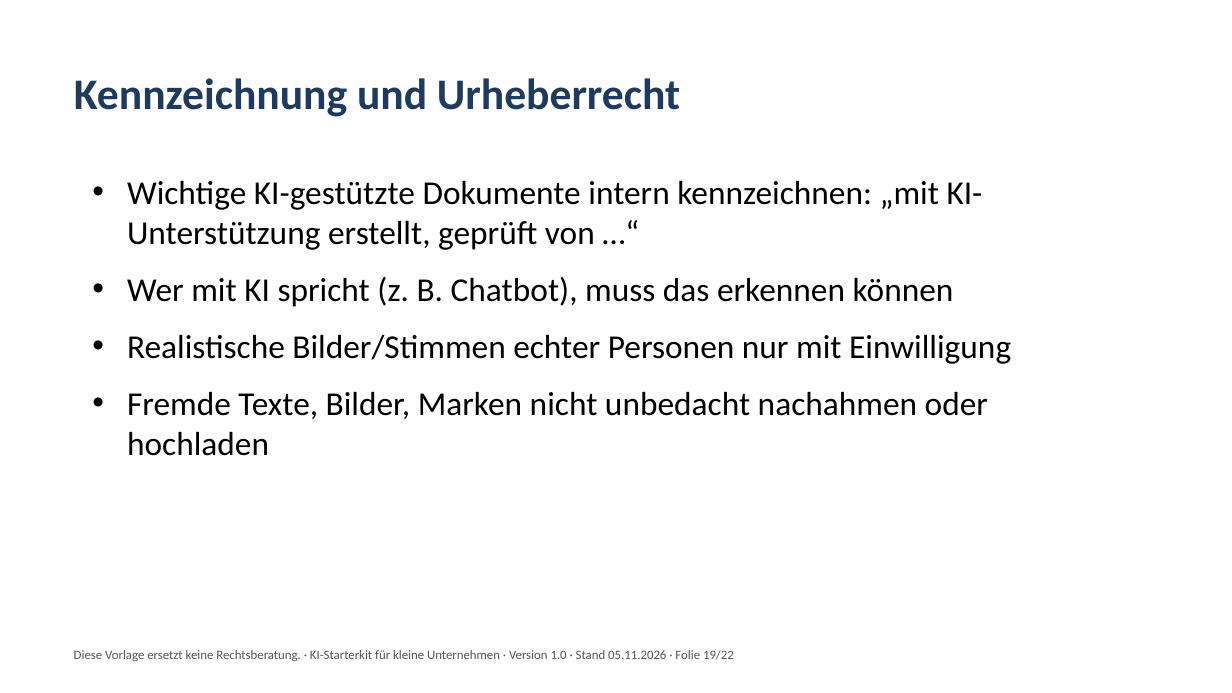
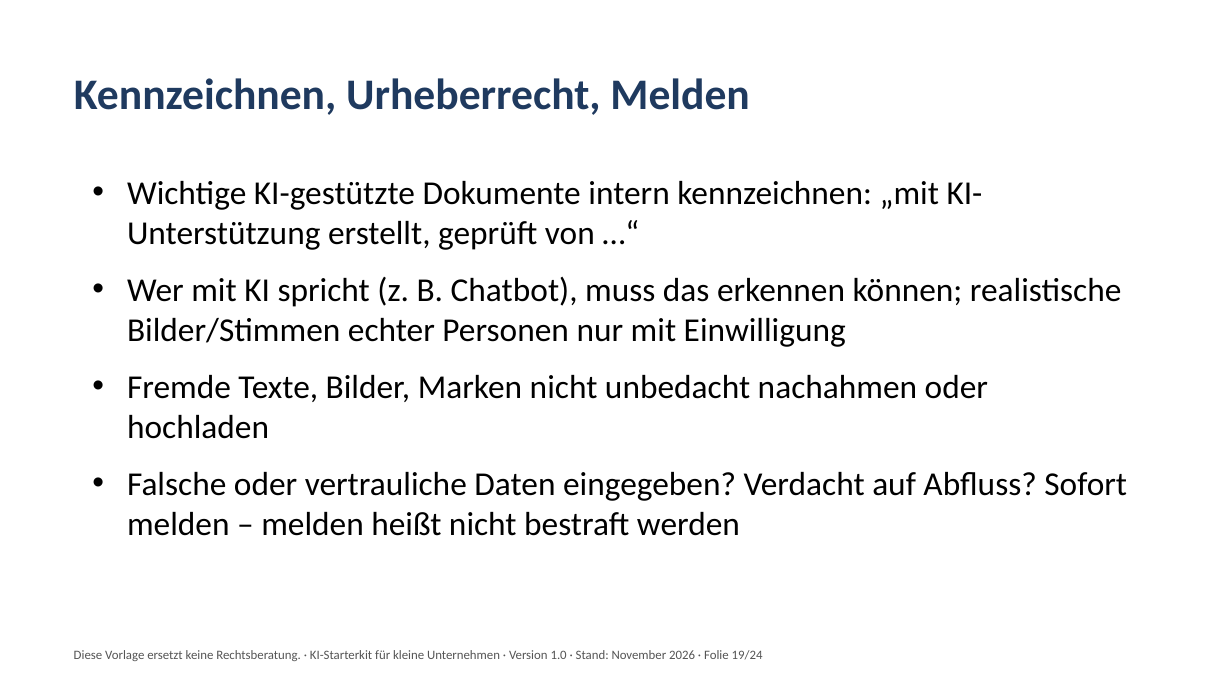
Before and after one commit to ankefischer99-eng/letter-lift-sitemap, a slide deck: slide 19 of company/deliveries/produkt-ki-starterkit-v1/KI-Schulung.pptx. Drawn at 1232x693 pixels with LibreOffice and Linux fonts; fonts in the diff are those of the drawing. Boxes give left, top, right and bottom in pixels: in the first picture for what was removed or moved away, otherwise in the second. Text is boxed around its words. In the diff, an @@ line names an element or a change of style, - is before the commit and + after.

```diff
--- a/company/deliveries/produkt-ki-starterkit-v1/KI-Schulung.pptx
+++ b/company/deliveries/produkt-ki-starterkit-v1/KI-Schulung.pptx
@@ title at box(74, 78, 749, 115): text changed @@
-Kennzeichnung und Urheberrecht
+Kennzeichnen, Urheberrecht, Melden
@@ text at box(127, 277, 1122, 347): text changed @@
-• Wer mit KI spricht (z. B. Chatbot), muss das erkennen können
-• Realistische Bilder/Stimmen echter Personen nur mit Einwilligung
+• Wer mit KI spricht (z. B. Chatbot), muss das erkennen können; realistische Bilder/Stimmen echter Personen nur mit Einwilligung
@@ text at box(127, 472, 1127, 536): paragraph added @@
+• Falsche oder vertrauliche Daten eingegeben? Verdacht auf Abfluss? Sofort melden – melden heißt nicht bestraft werden
@@ text at box(74, 650, 763, 661): text changed @@
-Diese Vorlage ersetzt keine Rechtsberatung. · KI-Starterkit für kleine Unternehmen · Version 1.0 · Stand 05.11.2026 · Folie 19/22
+Diese Vorlage ersetzt keine Rechtsberatung. · KI-Starterkit für kleine Unternehmen · Version 1.0 · Stand: November 2026 · Folie 19/24
```
Also in this commit, not shown: 20 other slides changed, 3 slides added, 1 slide removed, 19 other files.
